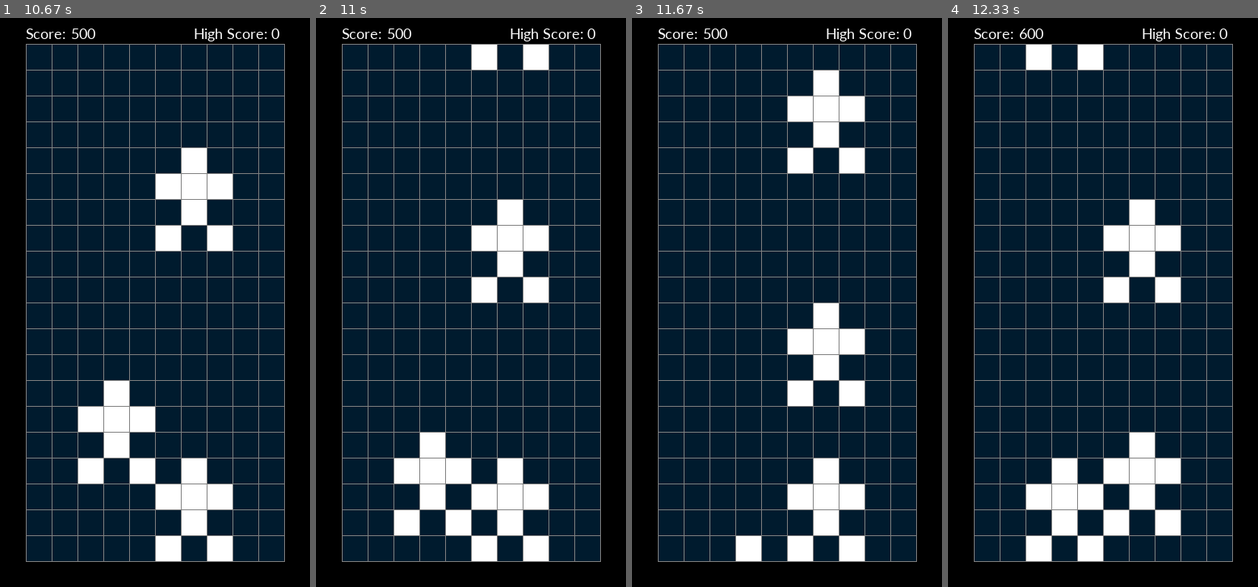
Above: before the commit, frames 1-4 (left to right).
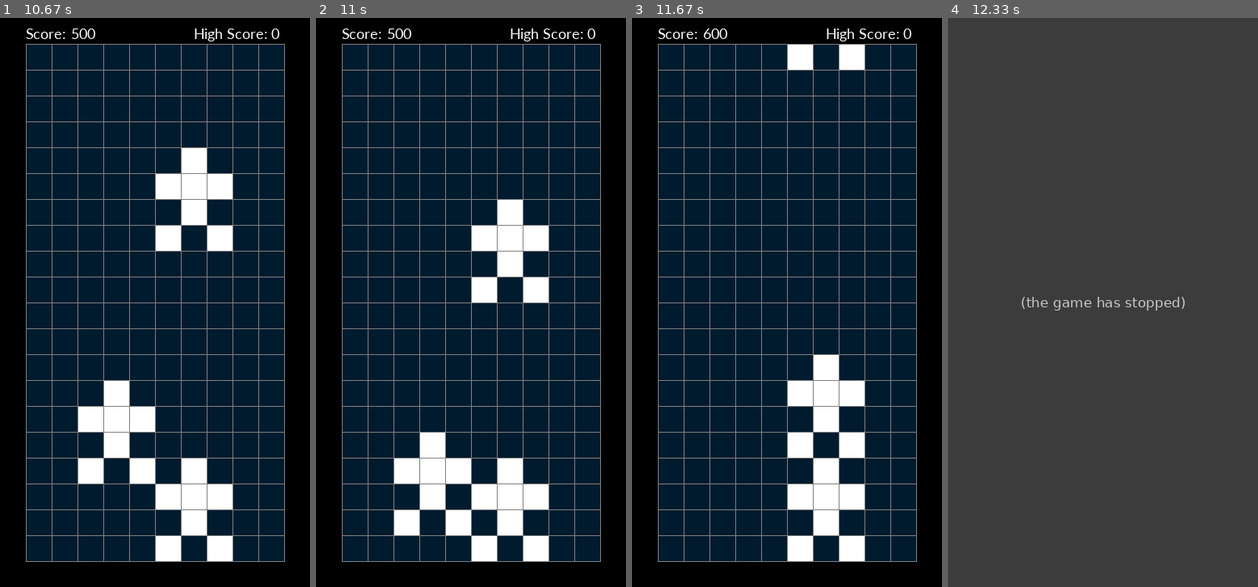
Above: after the commit, the same moments.

Repository: ParsaSedighi/pygame-Brick-Car
Game: pygame game, started from game.py
The game is run twice, just before and just after one commit, with the same random seed, the same clock (stepped at 60 frames per second) and the same inputs.
Inputs:
- Up to frame 1 (10.67 s): hold Right 1.4-2.03 s; hold Left 2.07-2.53 s; hold Right 2.57-3.03 s; hold Right 3.07-3.53 s; hold Right 4.57-5.2 s; hold Left 5.23-5.7 s; hold Right 6.73-7.27 s; hold Right 7.73-8.37 s; hold Right 8.9-9.37 s; hold Right 9.4-9.87 s
- Up to frame 2 (11 s): hold Right from 10.9 s (still down)
- Up to frame 3 (11.67 s): release Right at 11.53 s
- Up to frame 4 (12.33 s): hold Left from 12.07 s (still down)

Frame 1 is identical in both runs. In frame 2, 0.7% of the frame differs, in the area x 50-75%, y 4-10%; in frame 3, 6.4%; in frame 4, 100%, in the area x 0-100%, y 0-100%.
After the commit the program exited at 11.9 s; later frames show no game.

Commit message:
alpha version

Diff:
--- a/game.py
+++ b/game.py
@@ -14,14 +14,7 @@
 BG = (0, 27, 46)  # Background Color
 WHITE = (255, 255, 255)
 BLACK = (0, 0, 0)
-RED = (255, 0, 0)
-GREEN = (0, 255, 0)
-BLUE = (0, 0, 255)
 GRAY = (128, 128, 128)
-ORANGE = (255, 215, 0)
-PURPLE = (127, 0, 255)
-YELLOW = (254, 198, 1)
-PINK = (255, 105, 180)
 
 # Shapes
 car = [
@@ -103,6 +96,9 @@
 done = False
 gameover = False
 
+score = 0
+temp_score = 0
+
 tick = pygame.USEREVENT
 tick_speed = 150
 pygame.time.set_timer(tick, tick_speed)
@@ -114,8 +110,9 @@
 move_enemies = False
 INF = 999999999
 
-score = 0
-temp_score = 0
+diff_score = 0
+
+change = False
 
 ############ High Score ############
 if not(os.path.exists("score.txt")):
@@ -156,6 +153,7 @@
             if y >= ROW:
                 all_enemies.remove(i)
                 temp_score += 100/7
+                diff_score += 100/7
             if 0 <= y < ROW:
                 grid[y][x] = WHITE
 
@@ -173,10 +171,6 @@
         temp_pos.append(player_under)
     for block in all_enemies:
         if block in temp_pos:
-            tick_speed = INF
-            spawn_time = tick_speed
-            pygame.time.set_timer(tick, tick_speed)
-            pygame.time.set_timer(spawn, spawn_time)
             gameover = True
 
     if gameover:
@@ -187,5 +181,16 @@
         done = True
     ###################################
 
+    if round(diff_score) == 500 and tick_speed > 50:
+        change = True
+
+    if change == True:
+        diff_score = 0
+        tick_speed -= 22
+        pygame.time.set_timer(tick, tick_speed)
+        spawn_time = tick_speed*9
+        pygame.time.set_timer(spawn, spawn_time)
+        change = False
+
     pygame.display.flip()  # Draw the screen each frame
 ###############################################################################
